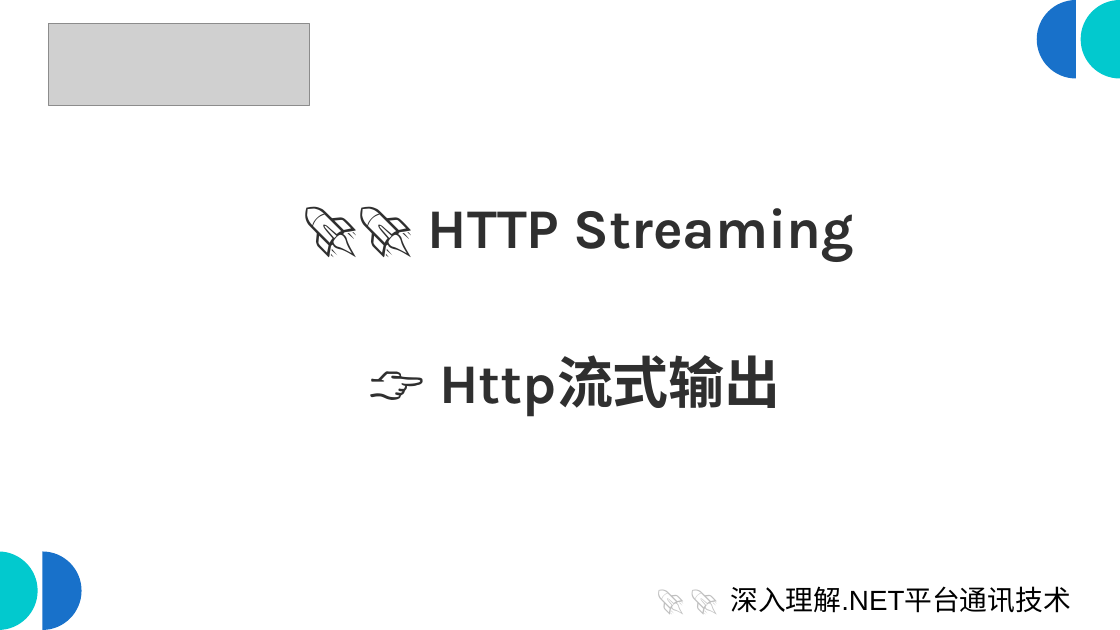
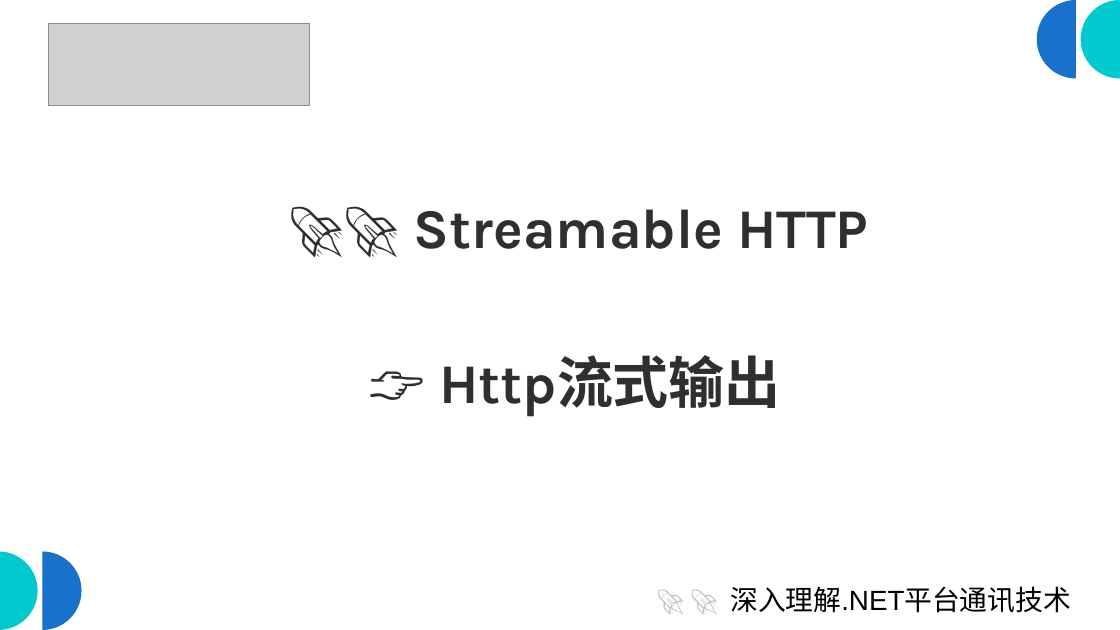
Before and after one commit to scottfly189/dotnet_net_course, a slide deck: slide 2 of src/9.http_streaming/http_streaming.odp. Drawn at 1120x630 pixels with LibreOffice and Linux fonts; fonts in the diff are those of the drawing; grey boxes stand for pictures. Boxes give left, top, right and bottom in pixels: in the first picture for what was removed or moved away, otherwise in the second. Text is boxed around its words. In the diff, an @@ line names an element or a change of style, - is before the commit and + after.

```diff
--- a/src/9.http_streaming/http_streaming.odp
+++ b/src/9.http_streaming/http_streaming.odp
@@ title at [414,209,868,249]: text changed @@
-🚀🚀 HTTP Streaming
+🚀🚀 Streamable HTTP
```
Also in this commit, not shown: 3 other slides changed, 3 slides added, 5 slides removed, 1 other file.
